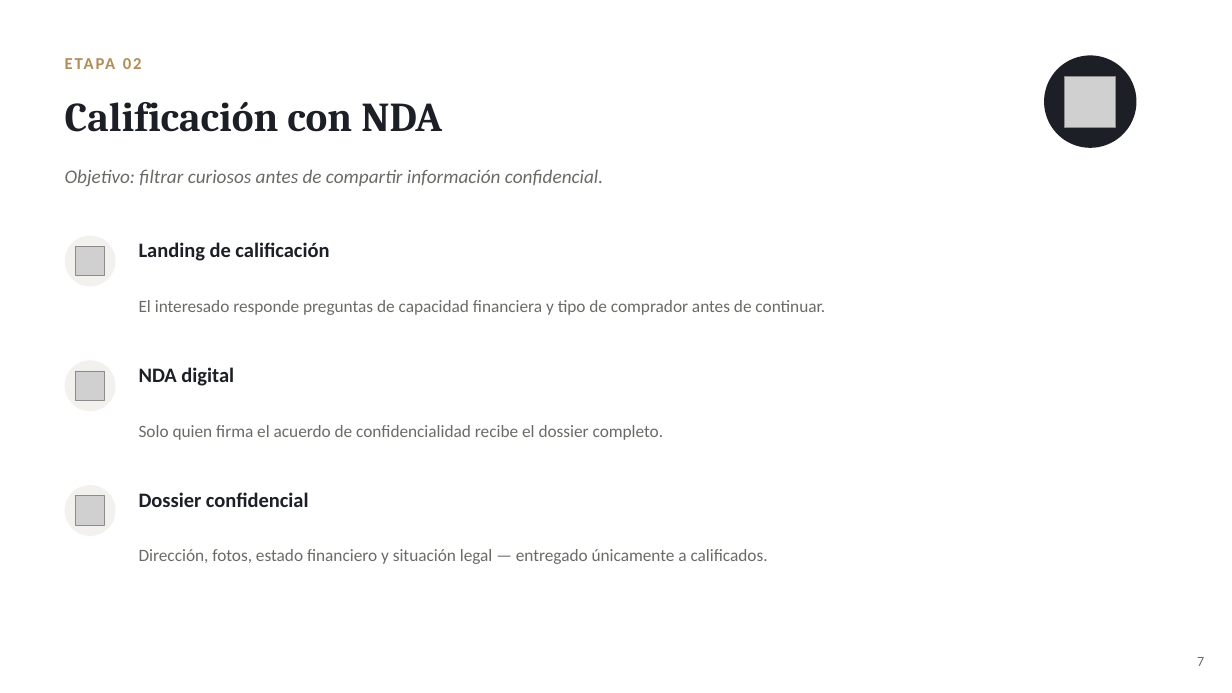
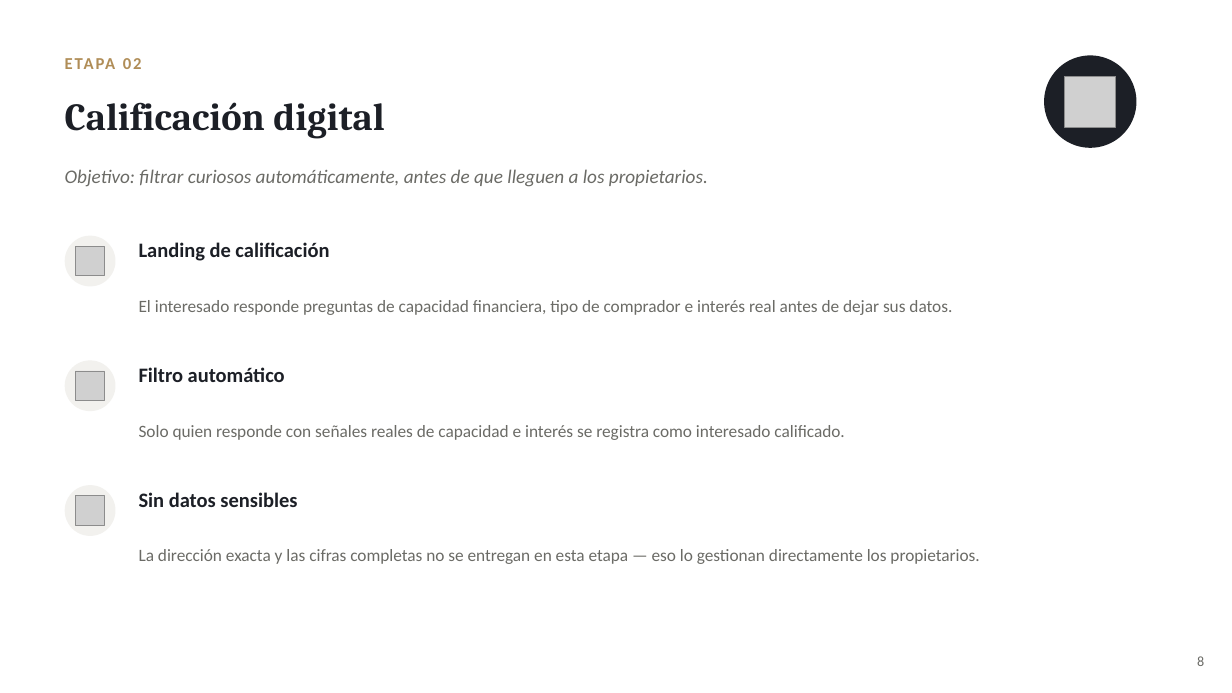
Before and after one commit to rozoerik-eng/Presentaciones-y-varios, a slide deck: slide 8 of Hosty56 - Plan de Venta (Edificio Airbnb Bogota)/Hosty56_Plan_de_Venta.pptx (slide 7 before the commit). Drawn at 1232x693 pixels with LibreOffice and Linux fonts; fonts in the diff are those of the drawing; grey boxes stand for pictures. Boxes give left, top, right and bottom in pixels: in the first picture for what was removed or moved away, otherwise in the second. Text is boxed around its words. In the diff, an @@ line names an element or a change of style, - is before the commit and + after.

```diff
--- a/Hosty56 - Plan de Venta (Edificio Airbnb Bogota)/Hosty56_Plan_de_Venta.pptx
+++ b/Hosty56 - Plan de Venta (Edificio Airbnb Bogota)/Hosty56_Plan_de_Venta.pptx
@@ text at bbox=[65, 102, 384, 139]: text changed; size 32 to 30 pt @@
-Calificación con NDA
+Calificación digital
@@ text at bbox=[65, 169, 708, 187]: text changed @@
-Objetivo: filtrar curiosos antes de compartir información confidencial.
+Objetivo: filtrar curiosos automáticamente, antes de que lleguen a los propietarios.
@@ text at bbox=[139, 300, 952, 315]: text changed @@
-El interesado responde preguntas de capacidad financiera y tipo de comprador antes de continuar.
+El interesado responde preguntas de capacidad financiera, tipo de comprador e interés real antes de dejar sus datos.
@@ text at bbox=[139, 367, 285, 382]: text changed @@
-NDA digital
+Filtro automático
@@ text at bbox=[139, 425, 844, 440]: text changed @@
-Solo quien firma el acuerdo de confidencialidad recibe el dossier completo.
+Solo quien responde con señales reales de capacidad e interés se registra como interesado calificado.
@@ text at bbox=[139, 492, 297, 507]: text changed @@
-Dossier confidencial
+Sin datos sensibles
@@ text at bbox=[139, 549, 979, 564]: text changed @@
-Dirección, fotos, estado financiero y situación legal — entregado únicamente a calificados.
+La dirección exacta y las cifras completas no se entregan en esta etapa — eso lo gestionan directamente los propietarios.
@@ text at bbox=[1197, 656, 1204, 666]: text changed @@
-7
+8
```
Also in this commit, not shown: 12 other slides changed, 2 slides added, 2 slides removed, 1 other file.
